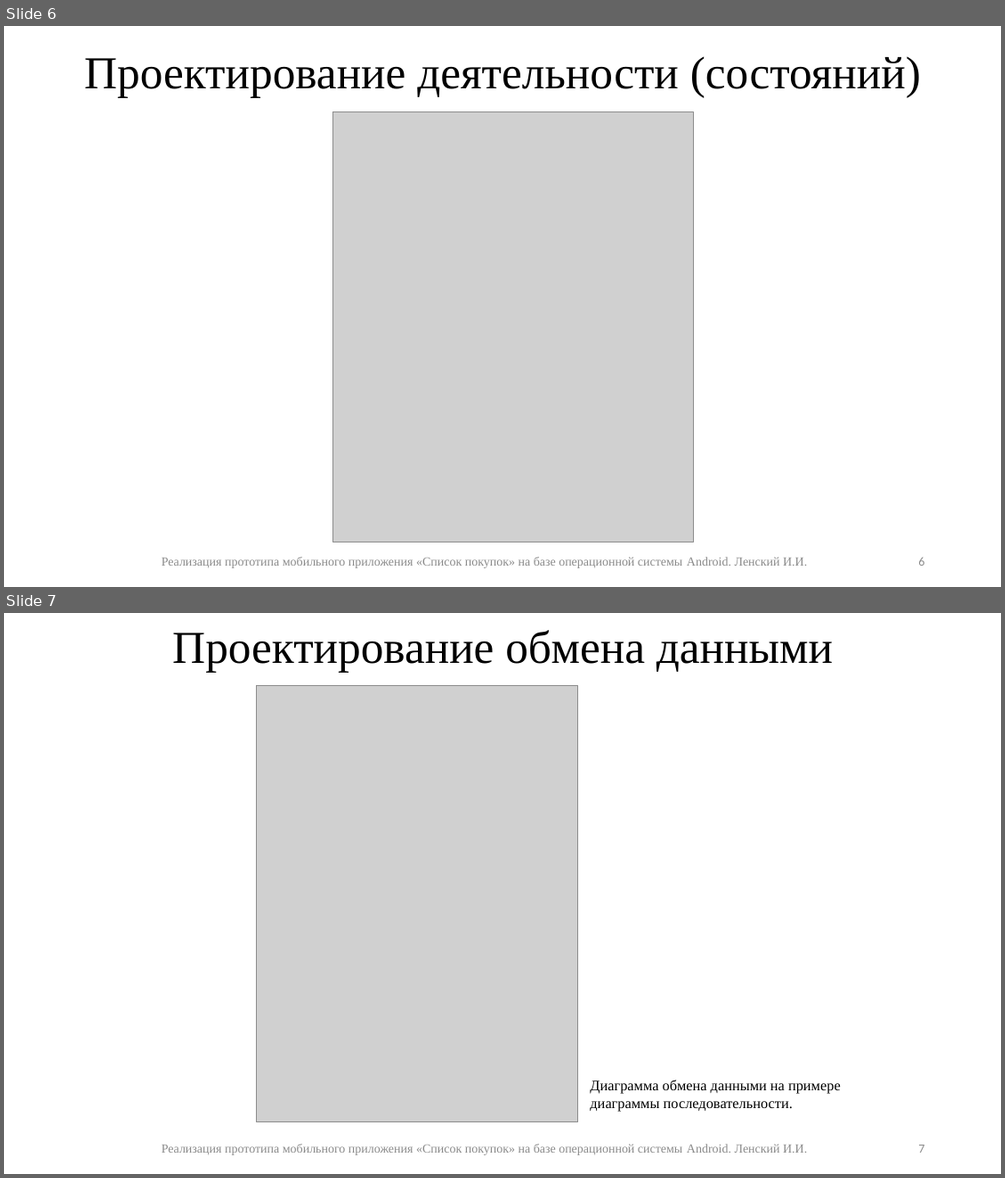
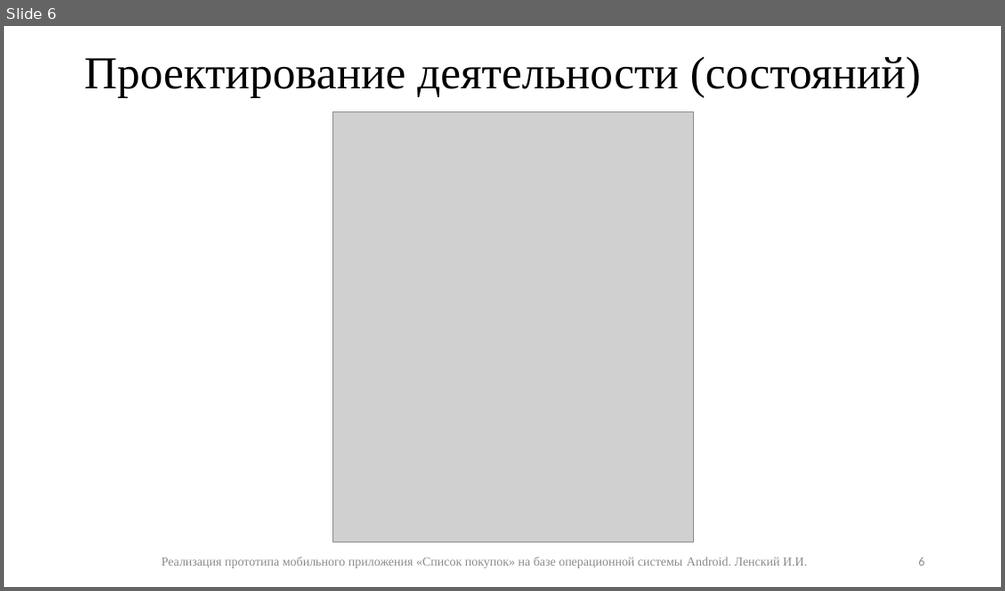
Before and after one commit to IliaLenskii/graduate-work, a slide deck: 3/java-2021-1-Lenskii.pptx. Shown one above the other, each under a label of ours: slides 6 and 7 before the commit, slide 6 after it. The pictures are 1005x1178 and 1005x591 pixels, drawn with LibreOffice and Linux fonts; fonts in the diff are those of the drawing; grey boxes stand for pictures. Boxes give left, top, right and bottom in pixels: in the first picture for what was removed or moved away, otherwise in the second. Text is boxed around its words. In the diff, an @@ line names an element or a change of style, - is before the commit and + after.

```diff
--- a/3/java-2021-1-Lenskii.pptx
+++ b/3/java-2021-1-Lenskii.pptx
@@ slide 7 removed at [4, 613, 1001, 1174], background #FFFFFF @@
@@ text removed at [172, 630, 833, 673] @@
-Проектирование обмена данными
@@ picture removed at [257, 686, 577, 1121] @@
@@ text removed at [590, 1079, 841, 1111] @@
-Диаграмма обмена данными на примере диаграммы последовательности.
@@ text removed at [162, 1143, 807, 1155] @@
-Реализация прототипа мобильного приложения «Список покупок» на базе операционной системы Android. Ленский И.И.
@@ page number removed at [918, 1144, 924, 1152] @@
-7
```
Also in this commit, not shown: 2 slides changed, 1 other slide removed.
